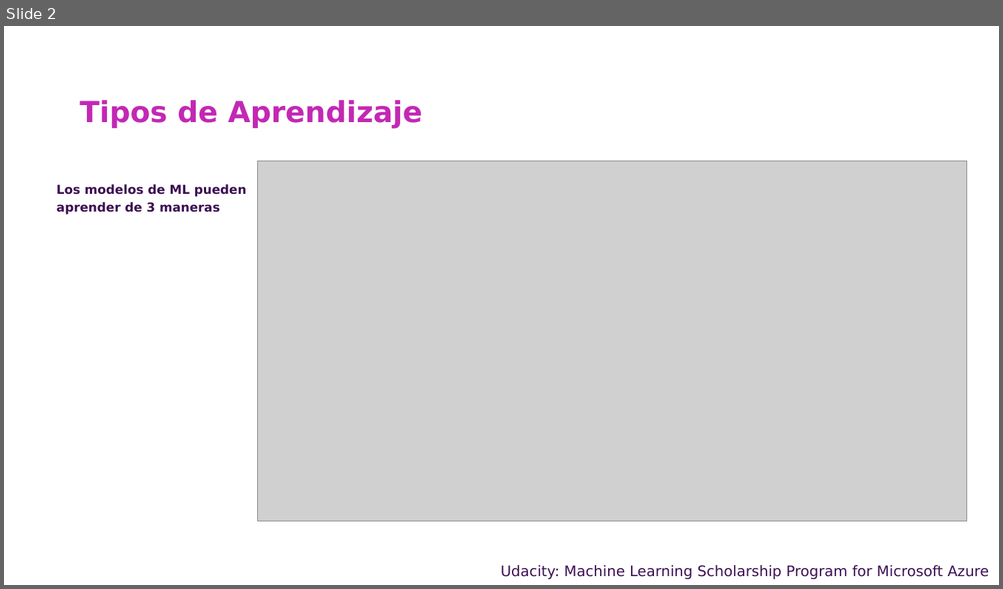
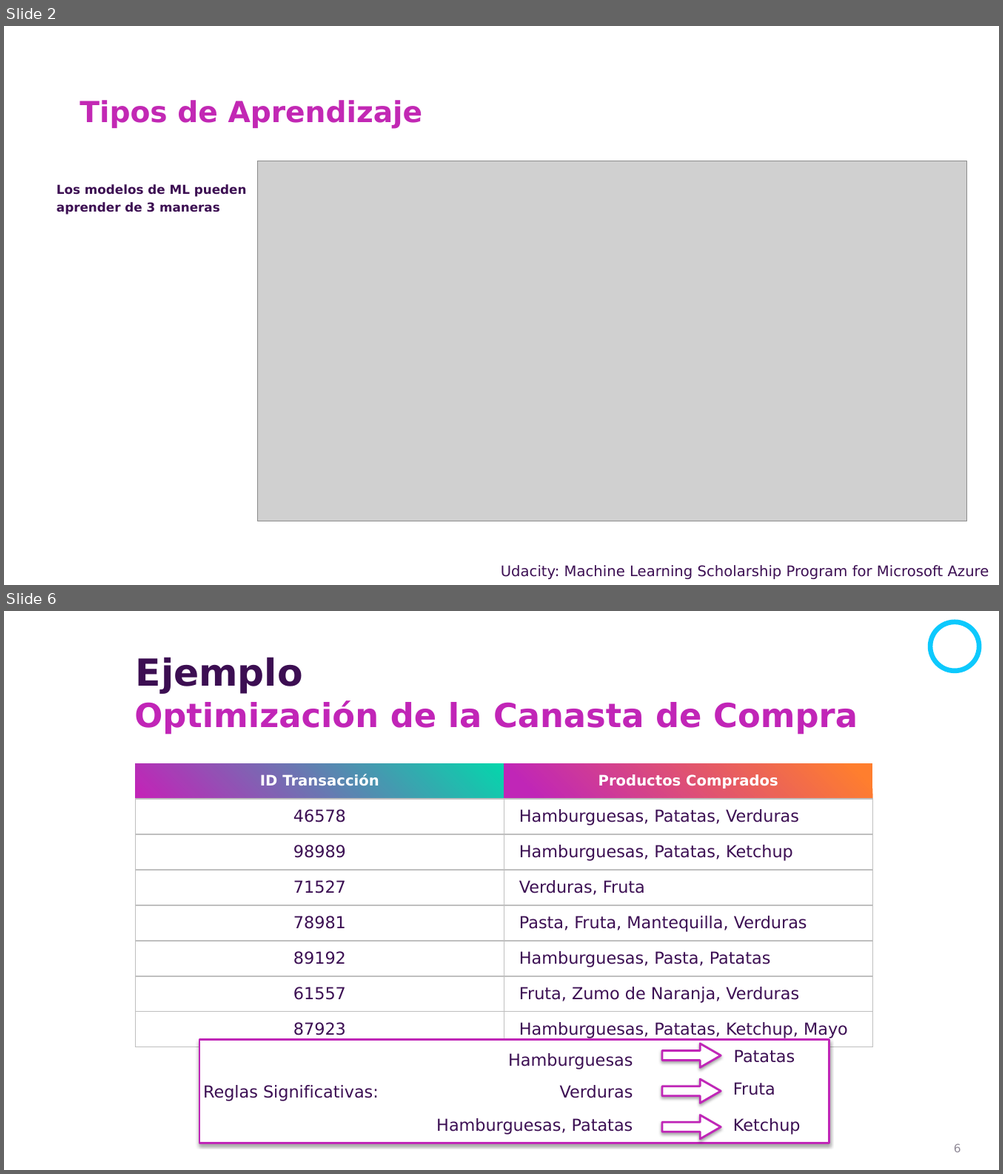
Before and after one commit to csameshiman/Axity_Curso_ML_2023, a slide deck: Diapositivas/Parte 05.Association Rule/Sección 05.1.Apriori/Apriori.pptx. Shown one above the other, each under a label of ours: slide 2 before the commit, slides 2 and 6 after it; the slides between them are not shown. The pictures are 1003x589 and 1003x1174 pixels, drawn with LibreOffice and Linux fonts; fonts in the diff are those of the drawing; grey boxes stand for pictures; background and template pictures are left out. Boxes give left, top, right and bottom in pixels: in the first picture for what was removed or moved away, otherwise in the second. Text is boxed around its words. In the diff, an @@ line names an element or a change of style, - is before the commit and + after.

```diff
--- a/Diapositivas/Parte 05.Association Rule/Sección 05.1.Apriori/Apriori.pptx
+++ b/Diapositivas/Parte 05.Association Rule/Sección 05.1.Apriori/Apriori.pptx
@@ slide 6 added at [4, 611, 999, 1170], background picture (left out) @@
@@ ellipse added at [930, 622, 979, 672], outline #C125B7 4.75 pt @@
@@ text added at [136, 657, 303, 694], 36 pt, text #3C0E52, bold @@
+Ejemplo
@@ text added at [134, 701, 857, 735], 32 pt, text #C125B7, bold @@
+Optimización de la Canasta de Compra
@@ table added at [135, 763, 873, 1048], 8 rows, 2 columns @@
+ID Transacción | Productos Comprados
+46578 | Hamburguesas, Patatas, Verduras
+98989 | Hamburguesas, Patatas, Ketchup
+71527 | Verduras, Fruta
+78981 | Pasta, Fruta, Mantequilla, Verduras
+89192 | Hamburguesas, Pasta, Patatas
+61557 | Fruta, Zumo de Naranja, Verduras
+87923 | Hamburguesas, Patatas, Ketchup, Mayo
@@ rectangle added at [199, 1040, 829, 1144], fill #FFFFFF, outline #C026B7 2 pt @@
@@ text added at [508, 1054, 632, 1070], 16 pt, text #3C0F53 @@
+Hamburguesas
@@ right arrow added at [662, 1044, 721, 1068], fill #FFFFFF, outline #C026B7 2 pt @@
@@ text added at [734, 1050, 795, 1063], 16 pt, text #3C0F53 @@
+Patatas
@@ text added at [203, 1085, 378, 1102], 16 pt, text #3C0F53 @@
+Reglas Significativas:
@@ text added at [560, 1085, 633, 1099], 16 pt, text #3C0F53 @@
+Verduras
@@ right arrow added at [662, 1079, 721, 1103], fill #FFFFFF, outline #C026B7 2 pt @@
@@ text added at [733, 1082, 775, 1096], 16 pt, text #3C0F53 @@
+Fruta
@@ text added at [436, 1119, 633, 1135], 16 pt, text #3C0F53 @@
+Hamburguesas, Patatas
@@ right arrow added at [662, 1116, 721, 1139], fill #FFFFFF, outline #C026B7 2 pt @@
@@ text added at [733, 1119, 800, 1135], 16 pt, text #3C0F53 @@
+Ketchup
@@ page number added at [953, 1144, 961, 1153], 11 pt, text #928C99 @@
+6
```
Also in this commit, not shown: 21 other slides added, 46 slides removed.
